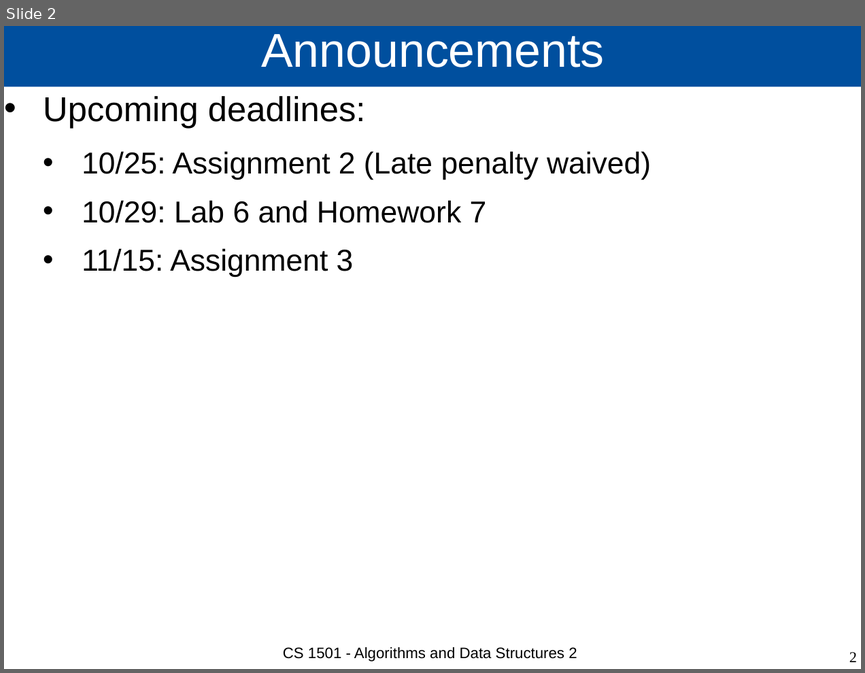
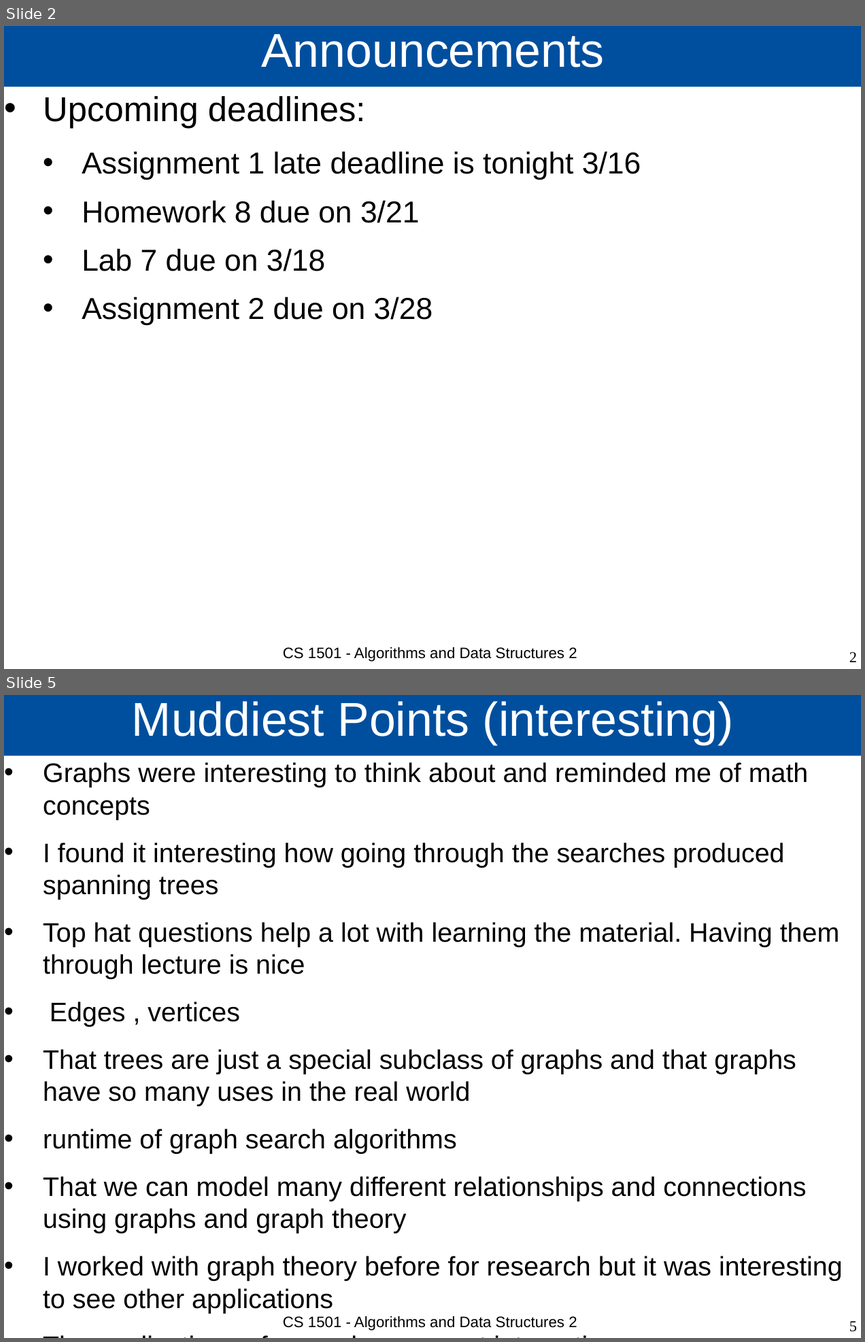
Before and after one commit to cs1501-2224/handouts, a slide deck: DraftSlides/Lecture15.pptx. Shown one above the other, each under a label of ours: slide 2 before the commit, slides 2 and 5 after it; the slides between them are not shown. The pictures are 865x673 and 865x1342 pixels, drawn with LibreOffice and Linux fonts; fonts in the diff are those of the drawing. Boxes give left, top, right and bottom in pixels: in the first picture for what was removed or moved away, otherwise in the second. Text is boxed around its words. In the diff, an @@ line names an element or a change of style, - is before the commit and + after.

```diff
--- a/DraftSlides/Lecture15.pptx
+++ b/DraftSlides/Lecture15.pptx
@@ slide 5 added at (4,695,861,1338), background #FFFFFF @@
@@ title added at (4,695,861,756), fill #004F9E, 44 pt, text #FFFFFF @@
+Muddiest Points (interesting)
@@ text added at (43,762,842,1313), 24.8 pt, text #000000 @@
+• Graphs were interesting to think about and reminded me of math concepts
+• I found it interesting how going through the searches produced spanning trees
+• Top hat questions help a lot with learning the material. Having them through lecture is nice
+• Edges , vertices
+• That trees are just a special subclass of graphs and that graphs have so many uses in the real world
+• runtime of graph search algorithms
+• That we can model many different relationships and connections using graphs and graph theory
+• I worked with graph theory before for research but it was interesting to see other applications
+• The applications of a graph was most interesting.
+• the matrix vs array comparison
@@ text added at (283,1317,577,1331), 14 pt, text #000000 @@
+CS 1501 - Algorithms and Data Structures 2
@@ page number added at (849,1321,857,1332), 14 pt, text #000000 @@
+5
@@ slide 2 changed as well @@
@@ text at (82,151,640,326): text changed @@
-  • 10/25: Assignment 2 (Late penalty waived)
-  • 10/29: Lab 6 and Homework 7
-  • 11/15: Assignment 3
+  • Assignment 1 late deadline is tonight 3/16
+  • Homework 8 due on 3/21
+  • Lab 7 due on 3/18
+  • Assignment 2 due on 3/28
```
Also in this commit, not shown: 4 other slides changed, 29 other slides added, 3 other files.
